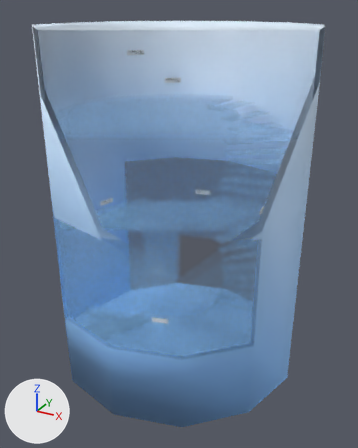
Two versions of the glTF model models/Cylinder_DCL_gltf.gltf, one commit apart.
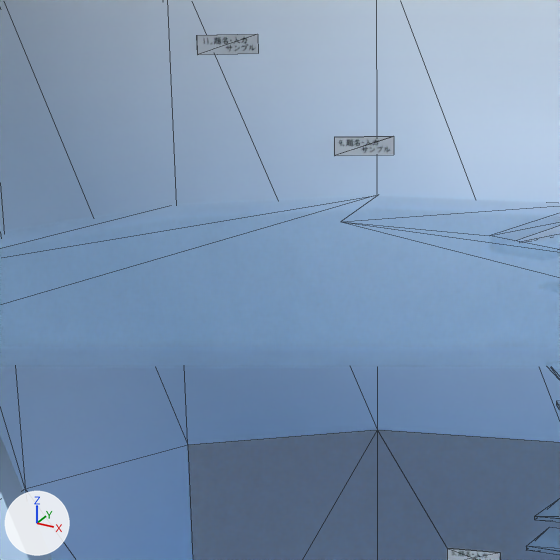
There are two pictures of each version: one whole from a camera (50 mm lens) standing at (12.99, -23.52, 20.16) and looking at (0.21, -0.28, 8.54), one close up on the part from 21% to 63% of the width and 9% to 43% of the height. The axes (+X, +Y, +Z) are drawn at lower left. The lights are the same throughout. The close-ups show mesh edges as thin lines. Everything nearer to the camera than a plane just in front of the edit is cut away. Objects named as collision shapes, trigger or cutter boxes, shadow casters or lower levels of detail are left out. Where no turn or scale is listed for an object, it has been applied to the vertices.

In view in the first close-up: '1.シリンダー壁', '2.ガラス階段', '題名'.
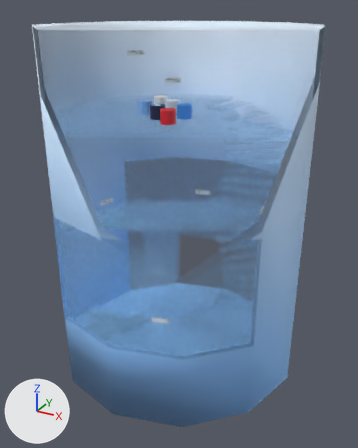
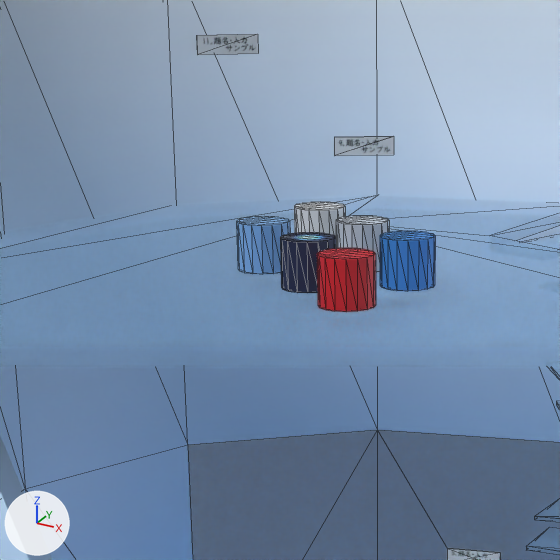
Location of each change, [x1, y1, x2, y2] in pixels of the close-ups (560 x 560 px):
'丸イス', added
    after: [236, 202, 435, 312]

The change, as a list of edits to the scene's bpy script:
```text
Add me_円_001:
    me_円_001.from_pydata(...)  # 192 vertices, 360 faces; spans x -2.13..1.07, y -7.08..-3.18, z 14.79..15.49
    me_円_001.materials.append(mat_必要素材すべて2)  # picture img_3_cylinder__2_dcl用
Add ob_丸イス:
    ob_丸イス = bpy.data.objects.new('丸イス', me_円_001)
    ob_丸イス.location = (0.01, 4.57, 0.01)
```
